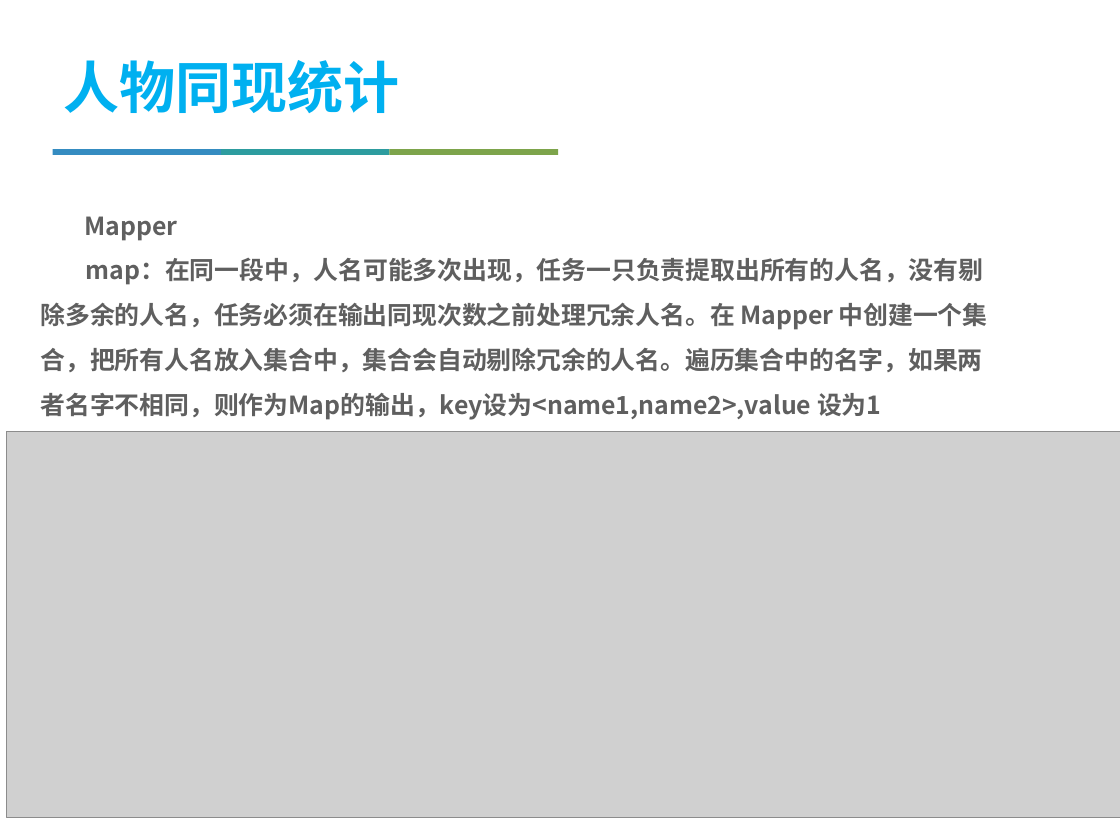
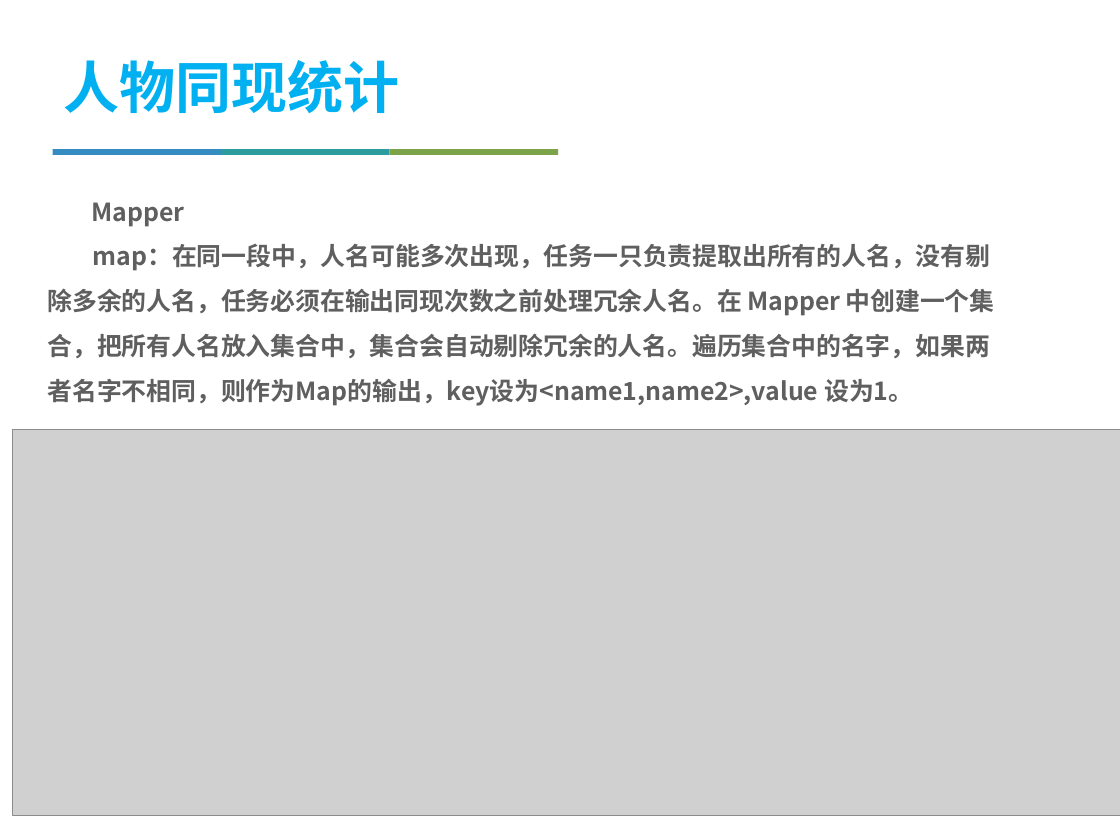
Before and after one commit to jiyizheng/bigdata, a slide deck: slide 11 of mp.pptx. Drawn at 1120x840 pixels with LibreOffice and Linux fonts; fonts in the diff are those of the drawing; grey boxes stand for pictures; background and template pictures are left out. Boxes give left, top, right and bottom in pixels: in the first picture for what was removed or moved away, otherwise in the second. Text is boxed around its words. In the diff, an @@ line names an element or a change of style, - is before the commit and + after.

```diff
--- a/mp.pptx
+++ b/mp.pptx
@@ text "Mapper" moved from (x1=41, y1=216, x2=988, y2=420) to (x1=48, y1=202, x2=995, y2=406) @@
@@ text at (x1=48, y1=244, x2=995, y2=406): text changed @@
-map：在同一段中，人名可能多次出现，任务一只负责提取出所有的人名，没有剔除多余的人名，任务必须在输出同现次数之前处理冗余人名。在 Mapper 中创建一个集合，把所有人名放入集合中，集合会自动剔除冗余的人名。遍历集合中的名字，如果两者名字不相同，则作为Map的输出，key设为<name1,name2>,value 设为1
+map：在同一段中，人名可能多次出现，任务一只负责提取出所有的人名，没有剔除多余的人名，任务必须在输出同现次数之前处理冗余人名。在 Mapper 中创建一个集合，把所有人名放入集合中，集合会自动剔除冗余的人名。遍历集合中的名字，如果两者名字不相同，则作为Map的输出，key设为<name1,name2>,value 设为1。
@@ picture resized from (x1=7, y1=431, x2=1120, y2=818) to (x1=13, y1=429, x2=1120, y2=815) @@
```
Also in this commit, not shown: 8 other slides changed, 7 slides added, 10 slides removed, 2 other files.
